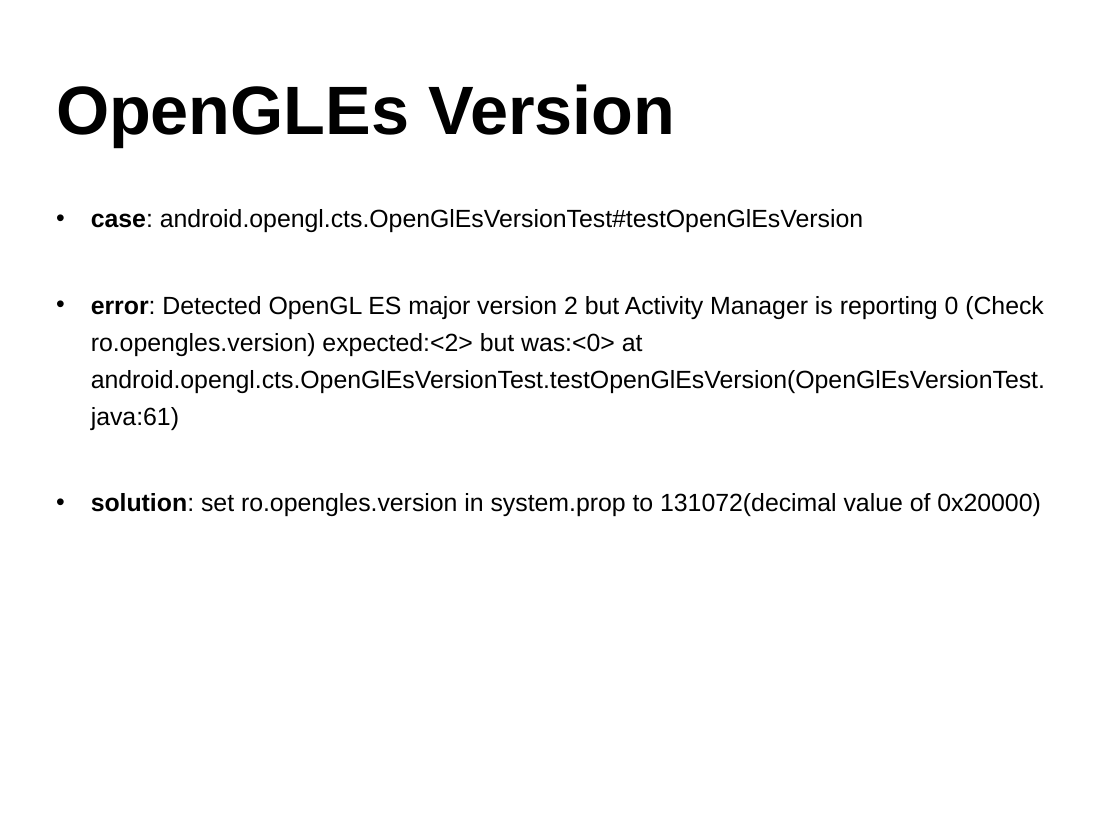
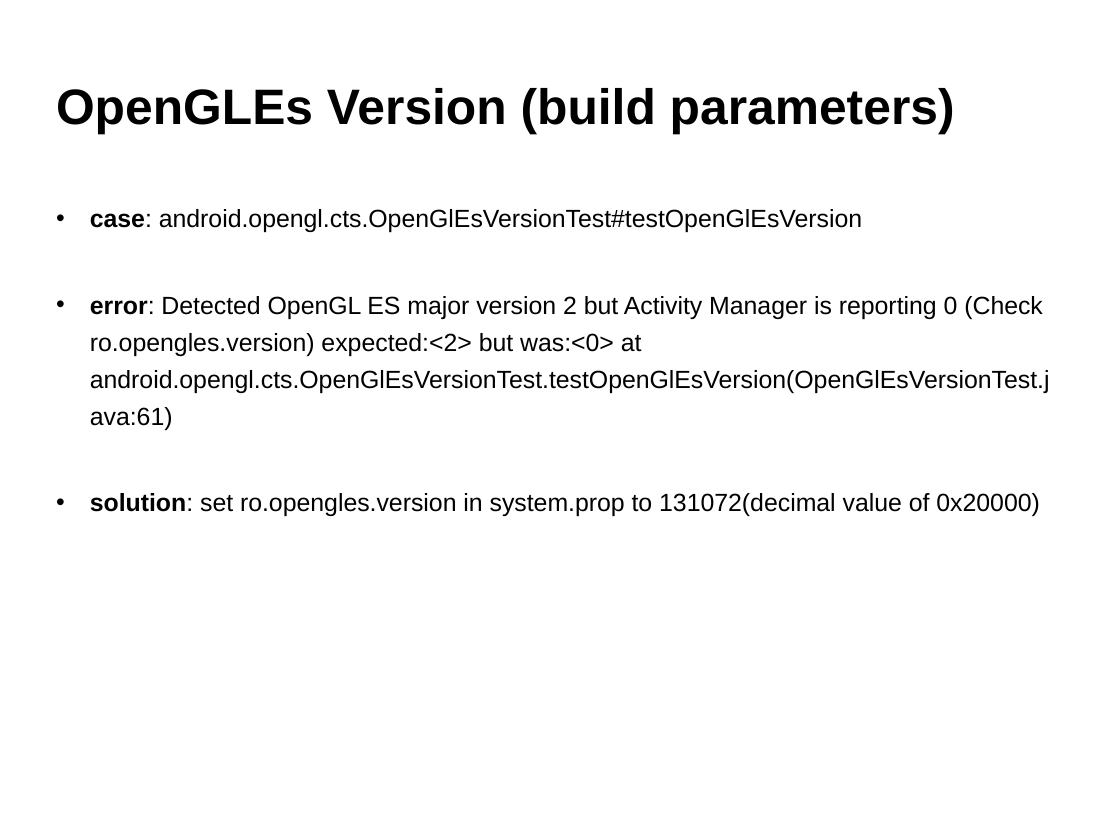
Before and after one commit to widerules/system-information, a slide deck: slide 29 of cts/CTS-training.ppt (slide 28 before the commit). Drawn at 1120x840 pixels with LibreOffice and Linux fonts; fonts in the diff are those of the drawing; background and template pictures are left out. Boxes give left, top, right and bottom in pixels: in the first picture for what was removed or moved away, otherwise in the second. Text is boxed around its words. In the diff, an @@ line names an element or a change of style, - is before the commit and + after.

Commit message:
jingtao: add some case

```diff
--- a/cts/CTS-training.ppt
+++ b/cts/CTS-training.ppt
@@ text at box(56, 88, 955, 134): text changed; size 44 to 32 pt @@
-OpenGLEs Version
+OpenGLEs Version (build parameters)
@@ text "case: android.opengl.cts.OpenGlEsVersionTest#testOpenGlEsVer ..." at box(90, 209, 1050, 516): indent changed @@
```
Also in this commit, not shown: 30 other slides changed, 3 slides added, 1 other file.
